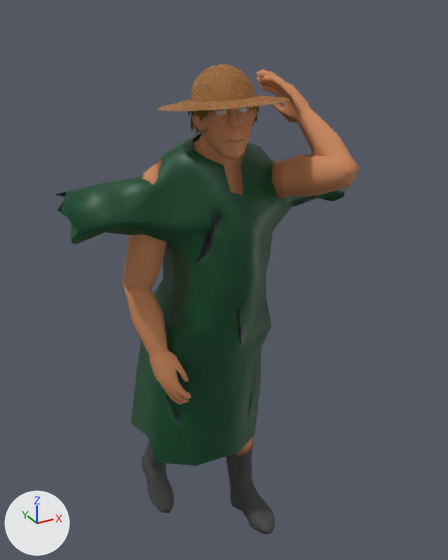
The FBX model Assets/Models/Male_Villager_2/Male_Villager_2.fbx as it was, and as the next commit left it.
Both versions are drawn from a camera (50 mm lens) standing at (-0.96, -1.83, 2.07) and looking at (0.07, 0.05, 1.13). The axes (+X, +Y, +Z) are drawn at lower left. The lights are the same throughout. Both versions are drawn at frame 88 of the action 'Take 001'; the numbers are the values there.

Objects in the first picture: 'Male_Villager2_Hat', 'Male_Villager2_Head', 'Male_Villager2_Left_Arm_Part_1', 'Male_Villager2_Left_Arm_Part_2', 'Male_Villager2_Right_Arm_Part_1', 'Male_Villager2_Right_Arm_Part_2', 'Male_Villager2_Robe', 'Male_Villager2_Torso', 'Villager_2_Left_Boot', 'Villager_2_Right_Boot'.
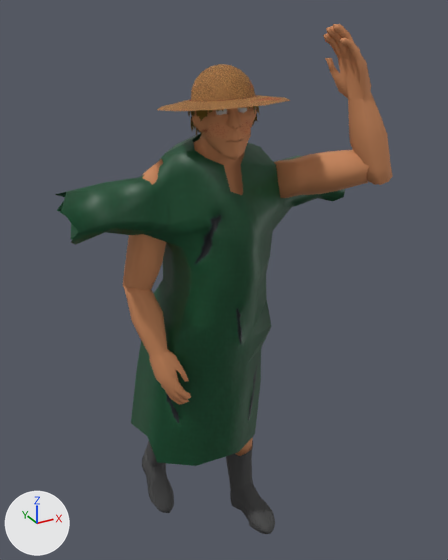
ob_right_arm is not drawn itself; it is the parent of ob_male_villager2_right_arm_part_1, ob_right_arm_part_2.
ob_right_arm_part_2 is not drawn itself; it is the parent of ob_male_villager2_right_arm_part_2.

Changed parts and their boxes (x1, y1, x2, y2) in the pictures (448 x 560 px):
'Male_Villager2_Right_Arm_Part_2', moved, turned
    before: (256, 70, 359, 182)
    after: (323, 24, 393, 185)
'Male_Villager2_Right_Arm_Part_1', moved, turned
    before: (272, 154, 359, 198)
    after: (274, 150, 369, 198)

Diff of the bpy script that builds the scene:
```diff
--- a/Assets/Models/Male_Villager_2/Male_Villager_2.fbx.py
+++ b/Assets/Models/Male_Villager_2/Male_Villager_2.fbx.py
@@ ob_right_arm_part_2 @@
 ob_right_arm_part_2.parent = ob_right_arm
-ob_right_arm_part_2.location = (18.53, 4.624, -1.185)
-ob_right_arm_part_2.rotation_euler = (-0.338, -2.029, -0.0486)  # degrees (-19, -116, -2.8)
+ob_right_arm_part_2.location = (26.05, 2.938, -3.29)
+ob_right_arm_part_2.rotation_euler = (0.711, -1.209, -0.92)  # degrees (41, -69, -53)
@@ ob_right_arm @@
 ob_right_arm.parent = ob_villager2_whole_body
-ob_right_arm.location = (15.94, 157.9, 15.75)
-ob_right_arm.rotation_euler = (0.578, -1.962, -2.105)  # degrees (33, -112, -121)
+ob_right_arm.location = (21.15, 157.9, 15.75)
+ob_right_arm.rotation_euler = (-2.187, -0.985, 0.614)  # degrees (-125, -56, 35)
```
